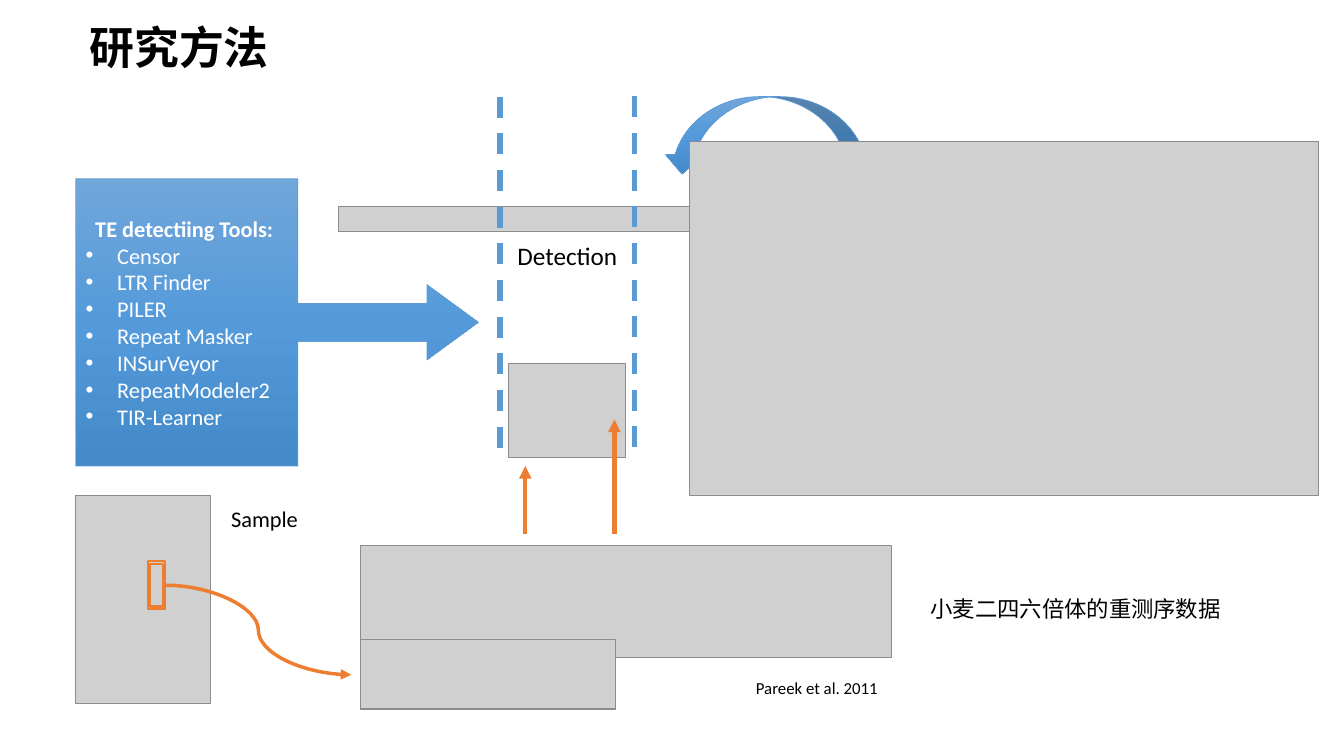
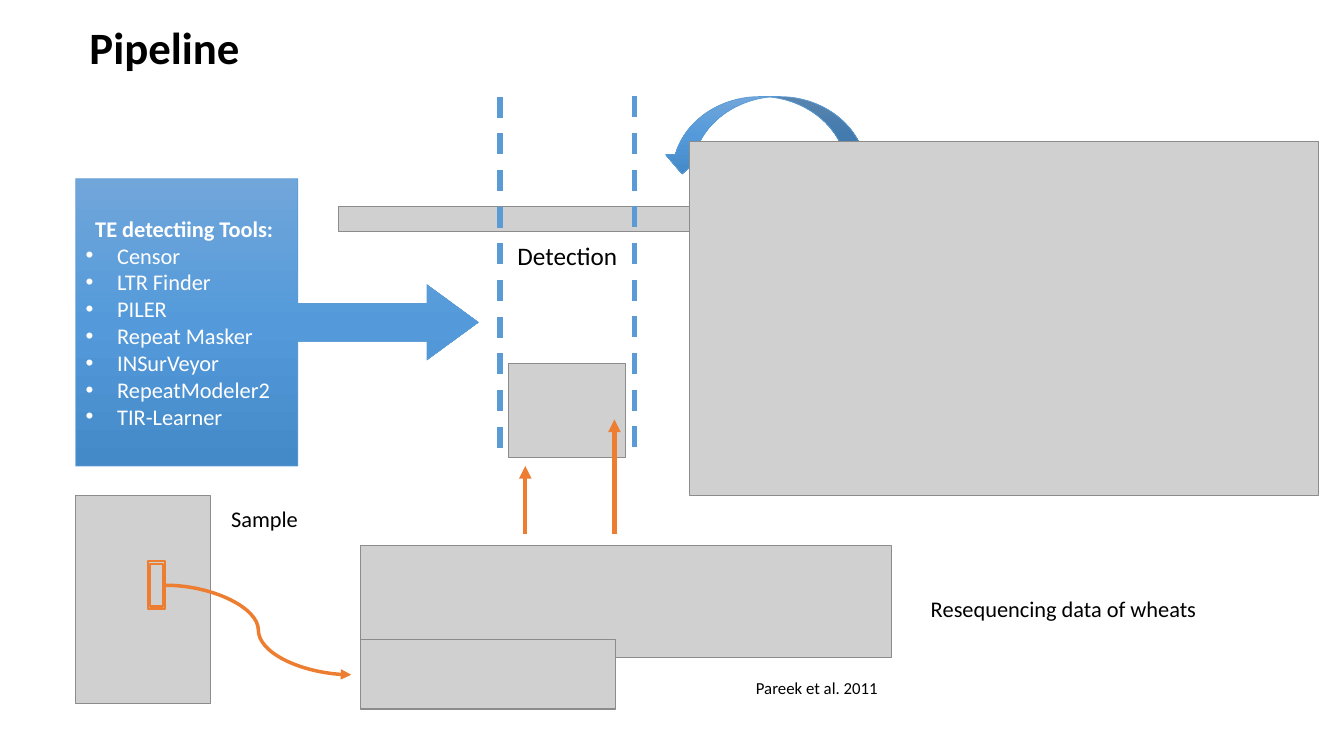
Before and after one commit to SirLearning/GeneticsNotes, a slide deck: slide 2 of undergraduate/Presentation.pptx (slide 3 before the commit). Drawn at 1344x756 pixels with LibreOffice and Linux fonts; fonts in the diff are those of the drawing; grey boxes stand for pictures. Boxes give left, top, right and bottom in pixels: in the first picture for what was removed or moved away, otherwise in the second. Text is boxed around its words. In the diff, an @@ line names an element or a change of style, - is before the commit and + after.

```diff
--- a/undergraduate/Presentation.pptx
+++ b/undergraduate/Presentation.pptx
@@ title at (89,32,239,71): text changed @@
-研究方法
+Pipeline
@@ text at (931,601,1195,621): text changed @@
-小麦二四六倍体的重测序数据
+Resequencing data of wheats
```
Also in this commit, not shown: 2 other slides changed, 1 slide added, 3 slides removed, 3 other files.
